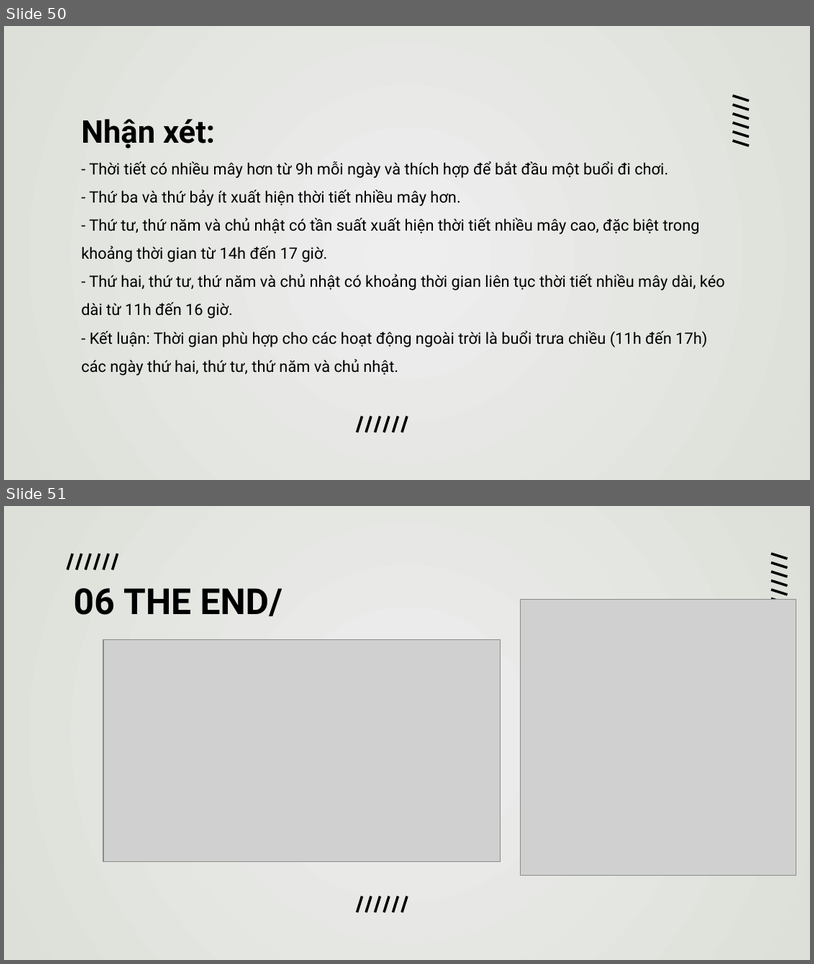
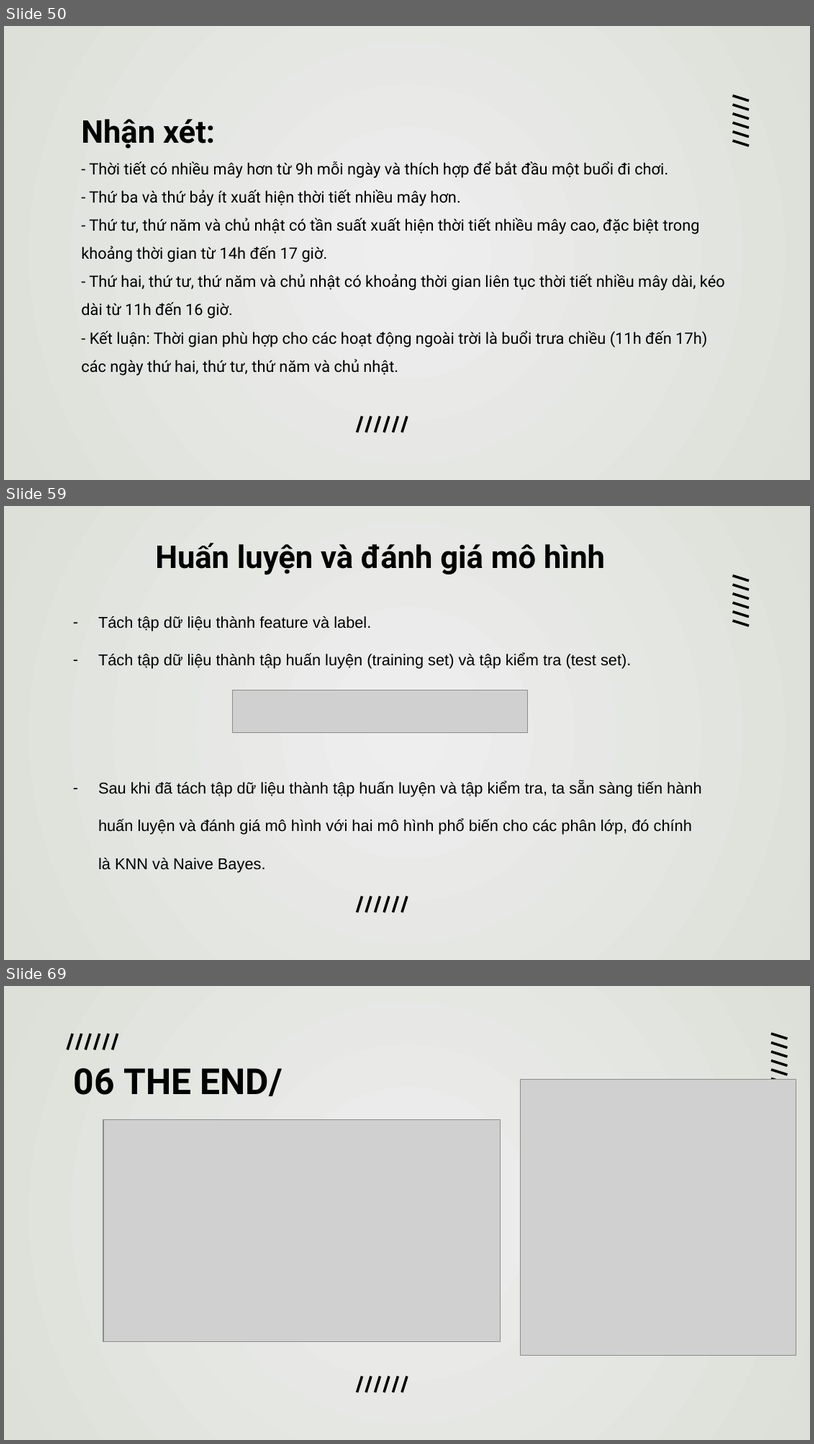
Before and after one commit to duongtanton/NP-KHDL-Gr9, a slide deck: group09.pptx. Shown one above the other, each under a label of ours: slides 50 and 51 before the commit, slides 50, 59 and 69 after it; the slides between them are not shown. The pictures are 814x964 and 814x1444 pixels, drawn with LibreOffice and Linux fonts; fonts in the diff are those of the drawing; grey boxes stand for pictures. Boxes give left, top, right and bottom in pixels: in the first picture for what was removed or moved away, otherwise in the second. Text is boxed around its words. In the diff, an @@ line names an element or a change of style, - is before the commit and + after.

```diff
--- a/group09.pptx
+++ b/group09.pptx
@@ slide 59 added at (x1=4, y1=506, x2=810, y2=960), background gradient #EEEEEE to #DCE0D8 @@
@@ title added at (x1=155, y1=543, x2=605, y2=575), 28 pt, text #000000, bold @@
+Huấn luyện và đánh giá mô hình
@@ text added at (x1=98, y1=616, x2=631, y2=669), 14 pt, text #000000 @@
+– Tách tập dữ liệu thành feature và label.
+– Tách tập dữ liệu thành tập huấn luyện (training set) và tập kiểm tra (test set).
@@ group added at (x1=733, y1=575, x2=749, y2=626): 6 lines @@
@@ picture added at (x1=232, y1=690, x2=528, y2=733) @@
@@ text added at (x1=98, y1=781, x2=702, y2=872), 14 pt, text #000000 @@
+– Sau khi đã tách tập dữ liệu thành tập huấn luyện và tập kiểm tra, ta sẵn sàng tiến hành huấn luyện và đánh giá mô hình với hai mô hình phổ biến cho các phân lớp, đó chính là KNN và Naive Bayes.
@@ group added at (x1=358, y1=896, x2=407, y2=911): 6 lines @@
@@ what was slide 51 is now slide 69 @@
```
Also in this commit, not shown: 17 other slides added.
